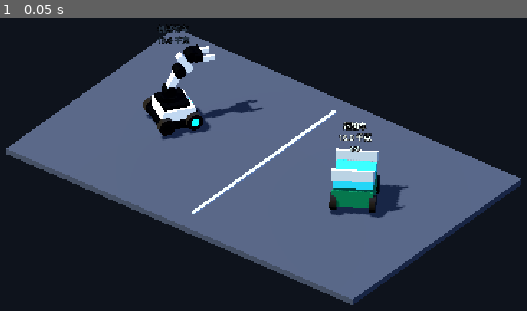
Above: before the commit, frame 1.
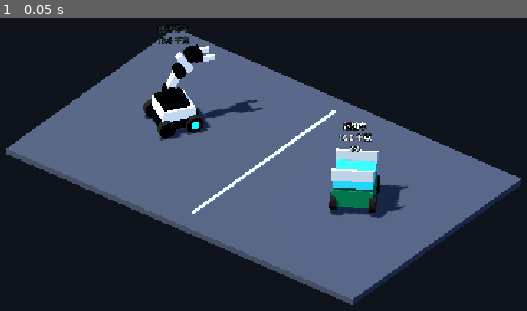
Above: after the commit, the same moment.

Repository: Ri0n72Y/automata
Game: Godot game, scene res://scenes/scene_01/scene_01_vehicle_showcase.tscn
Two runs of this game, one before a commit and one after it. Both use one fixed random seed, a clock stepped at 60 frames per second and the inputs below. This scene is started directly instead of the project's main scene.
Inputs:
- Up to frame 1 (0.05 s): no input

The runs differ from the first frame. In frame 1, 0.3% of the frame differs, in the area x 27-40%, y 26-42%.

Commit message:
fix(scene-01): ground vehicle wheel visuals

Diff:
--- a/scenes/scene_01/vehicles/arm_vehicle_placeholder.tscn
+++ b/scenes/scene_01/vehicles/arm_vehicle_placeholder.tscn
@@ -102,49 +102,49 @@
 material_override = ExtResource("7_cyan")
 
 [node name="WheelFrontLeft" type="MeshInstance3D" parent="VisualRoot"]
-position = Vector3(-0.37, 0.22, -0.27)
+position = Vector3(-0.37, 0.16, -0.27)
 rotation = Vector3(0, 0, 1.5708)
 mesh = SubResource("WheelMesh")
 material_override = ExtResource("6_rubber")
 
 [node name="WheelFrontRight" type="MeshInstance3D" parent="VisualRoot"]
-position = Vector3(0.37, 0.22, -0.27)
+position = Vector3(0.37, 0.16, -0.27)
 rotation = Vector3(0, 0, 1.5708)
 mesh = SubResource("WheelMesh")
 material_override = ExtResource("6_rubber")
 
 [node name="WheelRearLeft" type="MeshInstance3D" parent="VisualRoot"]
-position = Vector3(-0.37, 0.22, 0.27)
+position = Vector3(-0.37, 0.16, 0.27)
 rotation = Vector3(0, 0, 1.5708)
 mesh = SubResource("WheelMesh")
 material_override = ExtResource("6_rubber")
 
 [node name="WheelRearRight" type="MeshInstance3D" parent="VisualRoot"]
-position = Vector3(0.37, 0.22, 0.27)
+position = Vector3(0.37, 0.16, 0.27)
 rotation = Vector3(0, 0, 1.5708)
 mesh = SubResource("WheelMesh")
 material_override = ExtResource("6_rubber")
 
 [node name="HubFrontLeft" type="MeshInstance3D" parent="VisualRoot"]
-position = Vector3(-0.373, 0.22, -0.27)
+position = Vector3(-0.373, 0.16, -0.27)
 rotation = Vector3(0, 0, 1.5708)
 mesh = SubResource("HubMesh")
 material_override = ExtResource("7_cyan")
 
 [node name="HubFrontRight" type="MeshInstance3D" parent="VisualRoot"]
-position = Vector3(0.373, 0.22, -0.27)
+position = Vector3(0.373, 0.16, -0.27)
 rotation = Vector3(0, 0, 1.5708)
 mesh = SubResource("HubMesh")
 material_override = ExtResource("7_cyan")
 
 [node name="HubRearLeft" type="MeshInstance3D" parent="VisualRoot"]
-position = Vector3(-0.373, 0.22, 0.27)
+position = Vector3(-0.373, 0.16, 0.27)
 rotation = Vector3(0, 0, 1.5708)
 mesh = SubResource("HubMesh")
 material_override = ExtResource("5_dark")
 
 [node name="HubRearRight" type="MeshInstance3D" parent="VisualRoot"]
-position = Vector3(0.373, 0.22, 0.27)
+position = Vector3(0.373, 0.16, 0.27)
 rotation = Vector3(0, 0, 1.5708)
 mesh = SubResource("HubMesh")
 material_override = ExtResource("5_dark")
@@ -233,4 +233,4 @@
 text = "机械臂车\n18.0 千克"
 font_size = 28
 outline_size = 7
-modulate = Color(0.14, 0.18, 0.22, 1)
+modulate = Color(0.14, 0.18, 0.16, 1)
